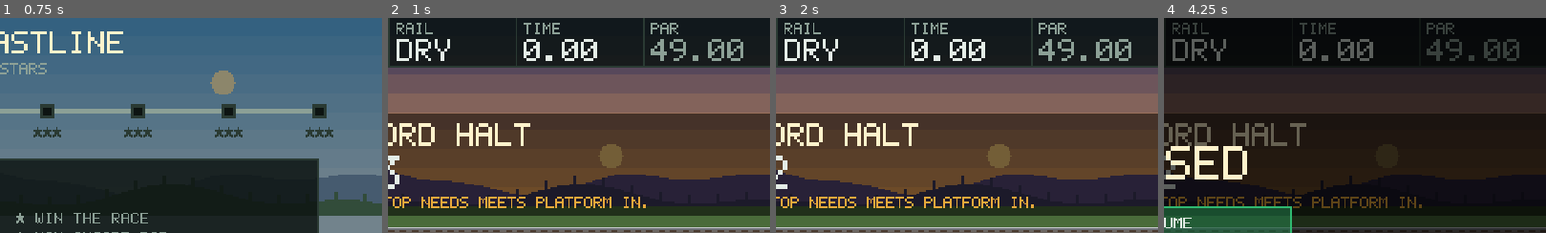
Above: before the commit, frames 1-4 (left to right).
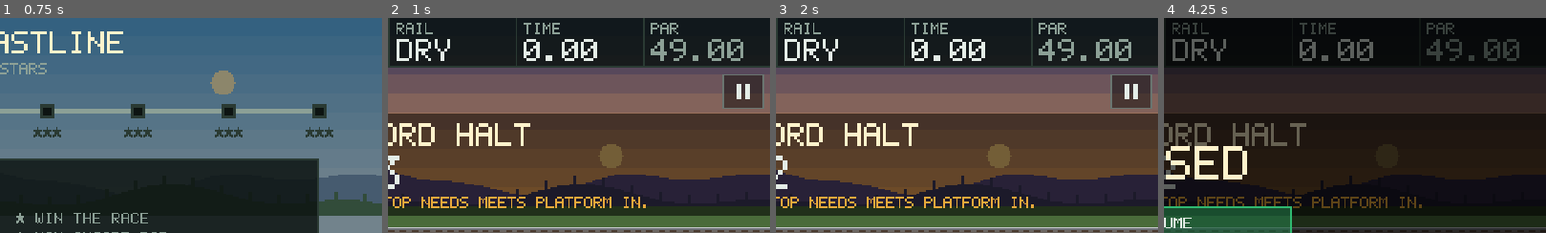
Above: after the commit, the same moments.

Repository: AJ-72/drivetrain
Game: Godot game, scene res://scenes/main.tscn
The game is run twice, just before and just after one commit, with the same random seed, the same clock (stepped at 60 frames per second) and the same inputs.
Inputs (mouse positions are % of the whole screen's width and height, from its top left):
- Up to frame 1 (0.75 s): tap Enter (ui_accept) at 0.5 s; move the mouse to (45, 70) at 0.52 s; hold W from 0.53 s (still down); tap Up (throttle) at 0.6 s; click (45, 70) at 0.67 s
- Up to frame 2 (1 s): keep holding W; tap Enter (ui_accept) at 0.77 s
- Up to frame 3 (2 s): release W at 1.25 s; tap Enter (ui_accept) at 1.25 s; drag from (80, 65) to (45, 70) at 1.27 s
- Up to frame 4 (4.25 s): move the mouse to (20, 35) at 2.02 s; hold Left (ui_left) 2.03-2.75 s; tap Up (throttle) at 2.1, 3.6 s; click (20, 35) at 2.17 s; tap R (restart) at 2.75 s; drag from (55, 50) to (20, 35) at 2.77 s; tap Enter (ui_accept) at 3.5, 3.77 s; move the mouse to (35, 25) at 3.52 s; hold Down (brake) from 3.53 s (still down); click (35, 25) at 3.67 s; tap Escape (pause) at 4.15 s
The pictures show only the part of the screen within x 50-100%, y 0-50%; the shares and areas given below are measured in that part.

Frame 1 is identical in both runs. In frame 2, 1.8% of the frame differs, in the area x 87-99%, y 26-43%; in frame 3, 1.8%; in frame 4, nothing differs.

Commit message:
Add phone controls: pause button, rotate prompt, full screen, vibration
- A visible II pause button, top right, replaces the hidden tap zone on the
  top bar.
- A touch screen held upright pauses the race and shows "turn your phone
  sideways"; taps do nothing until the phone is turned.
- The web title screen has a FULL SCREEN item (not on iOS, which has no
  page full-screen API). Touch activates it on finger lift, because
  browsers only allow full screen after a lift, click or key press.
- On touch, the levers say HOLD instead of key names and the result hint
  says TAP A BUTTON. The start, a win and a loss vibrate briefly.

The scene test covers the pause button and the portrait prompt.
tools/web-touch-check.mjs taps FULL SCREEN in a touch-screen Chromium
context and checks that the page goes full screen; the web checks now
share tools/web-serve.mjs.

Co-Authored-By: Claude Opus 5.5 <noreply@anthropic.com>
Claude-Session: https://claude.ai/code/session_01Wr1RjeoBiitLNM6JJgxSWY

Diff:
--- a/godot/scripts/game.gd
+++ b/godot/scripts/game.gd
@@ -9,6 +9,9 @@
 ## Input has one path for touch and mouse (project settings turn mouse clicks
 ## into touches). Each race button tracks which touch indices hold it, so one
 ## finger's release never drops another finger's hold.
+##
+## Phones: a pause button, a prompt to turn a phone held upright, a full-screen
+## item on the web title screen, touch-only labels and short vibrations.
 
 enum Screen { TITLE, MAP, GARAGE, HELP, RACE }
 
@@ -66,6 +69,10 @@
 var outcome := {}          # the result of the last race, for the overlay
 var saved_ok := true
 var _finish_time := 0.0
+var touch_ui := false      # the last input was a finger: hide key hints, vibrate
+var portrait := false      # a touch screen held upright: the game waits
+var portrait_test := false # lets the headless test show the portrait prompt
+var _mouse_frame := -1
 
 
 func _ready() -> void:
@@ -78,6 +85,7 @@
 	synth.music_on = save.music_on
 	synth.sfx_on = save.sfx_on
 	map_sel = _first_open_station()
+	touch_ui = DisplayServer.is_touchscreen_available()
 
 
 func _setup_input() -> void:
@@ -113,6 +121,10 @@
 
 func _process(delta: float) -> void:
 	t += delta
+	var ws := DisplayServer.window_get_size()
+	portrait = portrait_test or (DisplayServer.is_touchscreen_available() and ws.y > ws.x)
+	if portrait and screen == Screen.RACE and not paused and sim.state != RaceSim.State.RESULT:
+		_set_paused(true)
 	if screen == Screen.RACE and not paused:
 		_race_process(delta)
 	_update_particles(delta)
@@ -133,6 +145,7 @@
 			acc_ms = 0.0
 			synth.play("go")
 			synth.play("horn")
+			_buzz(60)
 		elif after < before:
 			synth.play("beep")
 		return
@@ -256,6 +269,7 @@
 	sel = 0
 	synth.stop_train()
 	synth.play("win" if win else "lose")
+	_buzz(120 if win else 300)
 	for i in int(o["stars"]):
 		get_tree().create_timer(0.6 + 0.35 * i).timeout.connect(synth.play.bind("star", 1.0 + 0.12 * i))
 
@@ -281,6 +295,9 @@
 				"SOUND: " + ("ON" if save.sfx_on else "OFF")]
 			if not save.campaign_done():
 				labels[1] = "FREE RACE (FINISH THE LINE)"
+			if _fullscreen_supported():
+				ids.append("fullscreen")
+				labels.append("FULL SCREEN: " + ("ON" if _is_fullscreen() else "OFF"))
 			if not OS.has_feature("web"):
 				ids.append("quit")
 				labels.append("QUIT")
@@ -353,6 +370,8 @@
 			save.sfx_on = not save.sfx_on
 			synth.sfx_on = save.sfx_on
 			save.save()
+		"fullscreen":
+			_toggle_fullscreen()
 		"quit":
 			get_tree().quit()
 		"back":
@@ -391,7 +410,47 @@
 	touches.clear()
 
 
+func _fullscreen_supported() -> bool:
+	return OS.has_feature("web") and not OS.has_feature("web_ios")
+
+
+func _is_fullscreen() -> bool:
+	var m := DisplayServer.window_get_mode()
+	return m == DisplayServer.WINDOW_MODE_FULLSCREEN or m == DisplayServer.WINDOW_MODE_EXCLUSIVE_FULLSCREEN
+
+
+# Browsers allow full screen only just after a click, a key press or a finger
+# lift (not a finger press), so touch activates this item on release.
+func _toggle_fullscreen() -> void:
+	if _is_fullscreen():
+		DisplayServer.window_set_mode(DisplayServer.WINDOW_MODE_WINDOWED)
+	else:
+		DisplayServer.window_set_mode(DisplayServer.WINDOW_MODE_FULLSCREEN)
+
+
+# A short vibration on phones that support it (Android browsers; iOS ignores it).
+func _buzz(ms: int) -> void:
+	if touch_ui:
+		Input.vibrate_handheld(ms)
+
+
+# Tracks whether the player uses fingers or a keyboard and mouse. A mouse click
+# also makes an emulated touch; the mouse event and the frame check keep that
+# touch from counting as a finger.
+func _input(event: InputEvent) -> void:
+	if event is InputEventKey or event is InputEventJoypadButton:
+		touch_ui = false
+	elif event is InputEventMouseButton or event is InputEventMouseMotion:
+		touch_ui = false
+		_mouse_frame = Engine.get_process_frames()
+	elif event is InputEventScreenTouch and event.pressed and Engine.get_process_frames() != _mouse_frame:
+		touch_ui = true
+
+
 func _unhandled_input(event: InputEvent) -> void:
+	if portrait:
+		touches.clear()
+		return
 	if event is InputEventScreenTouch:
 		_on_touch(event)
 		return
@@ -451,27 +510,40 @@
 
 func _on_touch(e: InputEventScreenTouch) -> void:
 	if not e.pressed:
+		if touches.get(e.index, "") == "fullscreen" and _item_at(e.position) == "fullscreen":
+			_toggle_fullscreen()
 		touches.erase(e.index)
 		return
 	if _racing_controls_live():
+		if _pause_rect().has_point(e.position):
+			touches[e.index] = "menu"
+			_set_paused(true)
+			synth.play("blip")
+			return
 		var b := _race_button_at(e.position)
 		if b != "":
 			touches[e.index] = b
 			return
 	touches[e.index] = "menu"
-	# A tap during a race that is not on a lever pauses it.
-	if screen == Screen.RACE and not paused and sim.state == RaceSim.State.RACING and e.position.y < 34:
-		_set_paused(true)
-		return
-	var items := _items()
-	for it in items:
-		if it["enabled"] and (it["rect"] as Rect2).has_point(e.position):
-			var selectable := _selectable()
-			for j in selectable.size():
-				if selectable[j]["id"] == it["id"]:
-					sel = j
-			_activate(it["id"])
-			return
+	var id := _item_at(e.position)
+	if id == "":
+		return
+	var selectable := _selectable()
+	for j in selectable.size():
+		if selectable[j]["id"] == id:
+			sel = j
+	if id == "fullscreen":
+		touches[e.index] = "fullscreen"
+		synth.play("blip")
+		return
+	_activate(id)
+
+
+func _item_at(p: Vector2) -> String:
+	for it in _items():
+		if it["enabled"] and (it["rect"] as Rect2).has_point(p):
+			return it["id"]
+	return ""
 
 
 func _on_drag(e: InputEventScreenDrag) -> void:
@@ -496,6 +568,10 @@
 	if _throttle_rect().has_point(p):
 		return "throttle"
 	return ""
+
+
+func _pause_rect() -> Rect2:
+	return Rect2(VW - 30, 35, 26, 22)
 
 
 func _brake_rect() -> Rect2:
@@ -520,6 +596,24 @@
 			_draw_help()
 		Screen.RACE:
 			_draw_race()
+	if portrait:
+		_draw_rotate_prompt()
+
+
+func _draw_rotate_prompt() -> void:
+	draw_rect(Rect2(0, 0, VW, VH), Color("0c1210"))
+	# an upright phone, an arrow, and the same phone on its side
+	_box(Rect2(150, 70, 36, 64), PANEL, MUTED)
+	draw_rect(Rect2(164, 126, 8, 2), MUTED)
+	for i in 5:
+		draw_rect(Rect2(212 + i * 8, 101, 5, 2), WARN)
+	draw_rect(Rect2(254, 97, 2, 10), WARN)
+	draw_rect(Rect2(256, 99, 2, 6), WARN)
+	draw_rect(Rect2(258, 101, 2, 2), WARN)
+	_box(Rect2(276, 84, 64, 36), PANEL, GO)
+	draw_rect(Rect2(280, 98, 2, 8), GO)
+	_txtc("TURN YOUR PHONE SIDEWAYS", VW / 2.0, 160, LAMP, 2)
+	_txtc("LAST STOP PLAYS IN LANDSCAPE", VW / 2.0, 184, MUTED)
 
 
 func _txt(text: String, x: float, y: float, c: Color, s: int = 1) -> void:
@@ -704,7 +798,7 @@
 	["", INK],
 	["THROTTLE  HOLD UP / W / RIGHT BUTTON / RT", INK],
 	["BRAKE     HOLD DOWN / S / LEFT BUTTON / LT", INK],
-	["PAUSE ESC, P, OR TAP THE TOP BAR. RESTART R.", INK],
+	["PAUSE  ESC / P / THE II BUTTON.  RESTART  R", INK],
 	["", INK],
 	["STOP NEEDS  HOW FAR A FULL BRAKE CARRIES YOU NOW", MUTED],
 	["PLATFORM IN HOW FAR THE PLATFORM IS", MUTED],
@@ -1143,9 +1237,18 @@
 	_box(br, Color(STOP, 0.55) if b_on else Color(0, 0, 0, 0.45), STOP)
 	_box(th, Color(GO, 0.55) if t_on else Color(0, 0, 0, 0.45), GO)
 	_txtc("BRAKE", br.get_center().x, br.position.y + 12, INK, 2)
-	_txtc("S / DOWN", br.get_center().x, br.position.y + 32, MUTED)
 	_txtc("THROTTLE", th.get_center().x, th.position.y + 12, INK, 2)
-	_txtc("W / UP", th.get_center().x, th.position.y + 32, MUTED)
+	if touch_ui:
+		_txtc("HOLD", br.get_center().x, br.position.y + 32, MUTED)
+		_txtc("HOLD", th.get_center().x, th.position.y + 32, MUTED)
+	else:
+		_txtc("S / DOWN", br.get_center().x, br.position.y + 32, MUTED)
+		_txtc("W / UP", th.get_center().x, th.position.y + 32, MUTED)
+	# the pause button
+	var pr := _pause_rect()
+	_box(pr, Color(0, 0, 0, 0.45), EDGE.lightened(0.3))
+	draw_rect(Rect2(pr.position.x + 9, pr.position.y + 6, 3, 10), INK)
+	draw_rect(Rect2(pr.position.x + 14, pr.position.y + 6, 3, 10), INK)
 
 
 func _draw_countdown() -> void:
@@ -1201,7 +1304,8 @@
 		note = "PROGRESS NOT SAVED"
 	if note != "":
 		_txtc(note, VW / 2.0, 164, LAMP if saved_ok else STOP)
-	_txtc("SPACE / ENTER TO CHOOSE - R TO RETRY", VW / 2.0, 180, EDGE.lightened(0.3))
+	var hint := "TAP A BUTTON" if touch_ui else "SPACE / ENTER TO CHOOSE - R TO RETRY"
+	_txtc(hint, VW / 2.0, 180, EDGE.lightened(0.3))
 	_draw_items(_items())
 
 
--- a/godot/tests/test_sim.gd
+++ b/godot/tests/test_sim.gd
@@ -165,10 +165,29 @@
 	script_steps.append(func():
 		check(game.sim.state == RaceSim.State.RACING, "a campaign race starts after the countdown")
 		check(game.sim.player_pos > 0.0, "holding throttle moves the train in the scene"))
-	script_steps.append(func(): game._set_paused(true))
+	# The pause button: a finger on it pauses, and the touch labels draw.
+	script_steps.append(func():
+		game.touch_ui = true
+		game._unhandled_input(_touch(game._pause_rect().get_center(), true))
+		game._unhandled_input(_touch(game._pause_rect().get_center(), false))
+		check(game.paused, "a tap on the pause button pauses the race"))
+	script_steps.append(func(): pass)
+	script_steps.append(func():
+		game._activate("resume")
+		check(not game.paused, "resume ends the pause"))
+	script_steps.append(func(): pass)
+	# A phone held upright pauses the race and shows the rotate prompt.
+	script_steps.append(func(): game.portrait_test = true)
+	script_steps.append(func(): pass)
+	script_steps.append(func():
+		check(game.paused, "a phone held upright pauses the race")
+		game._unhandled_input(_touch(Vector2(240, 150), true))
+		check(game.paused and game.touches.is_empty(), "taps do nothing while the phone is upright")
+		game.portrait_test = false)
 	script_steps.append(func(): pass)
 	script_steps.append(func():
 		Input.action_release("throttle")
+		game.touch_ui = false
 		game._set_paused(false))
 	# Finish the race quickly through the sim, then show the result overlay.
 	script_steps.append(func():
@@ -212,6 +231,14 @@
 	script_steps.append(func(): pass)
 
 
+func _touch(pos: Vector2, pressed: bool) -> InputEventScreenTouch:
+	var e := InputEventScreenTouch.new()
+	e.index = 0
+	e.position = pos
+	e.pressed = pressed
+	return e
+
+
 func _process(_delta: float) -> bool:
 	if game == null:
 		return _done()
Not shown, changed: .github/workflows/pages.yml
Not shown, changed: godot/README.md
Not shown, changed: tools/web-audio-check.mjs
Not shown, added: tools/web-serve.mjs
Not shown, added: tools/web-touch-check.mjs
